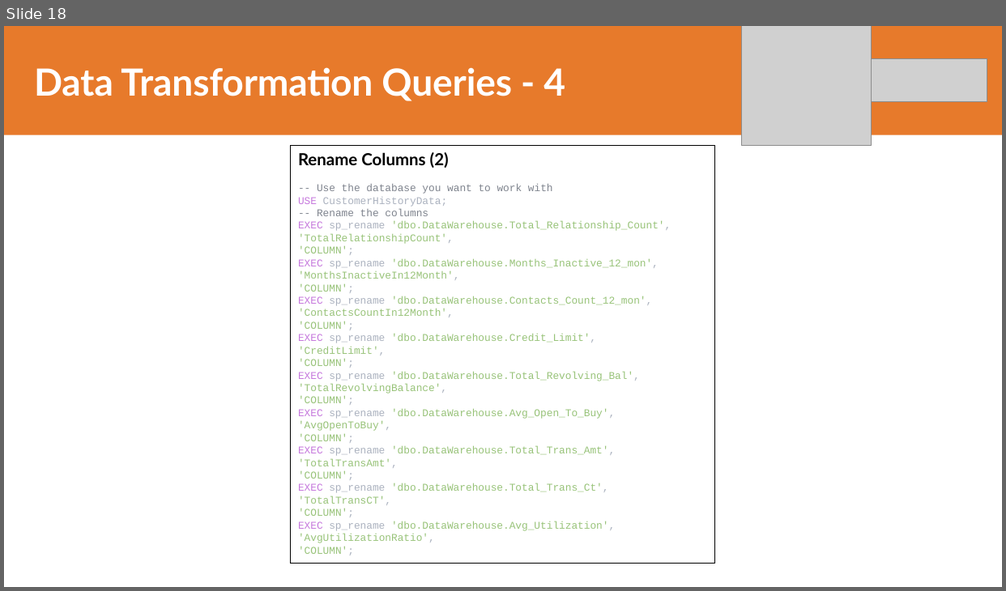
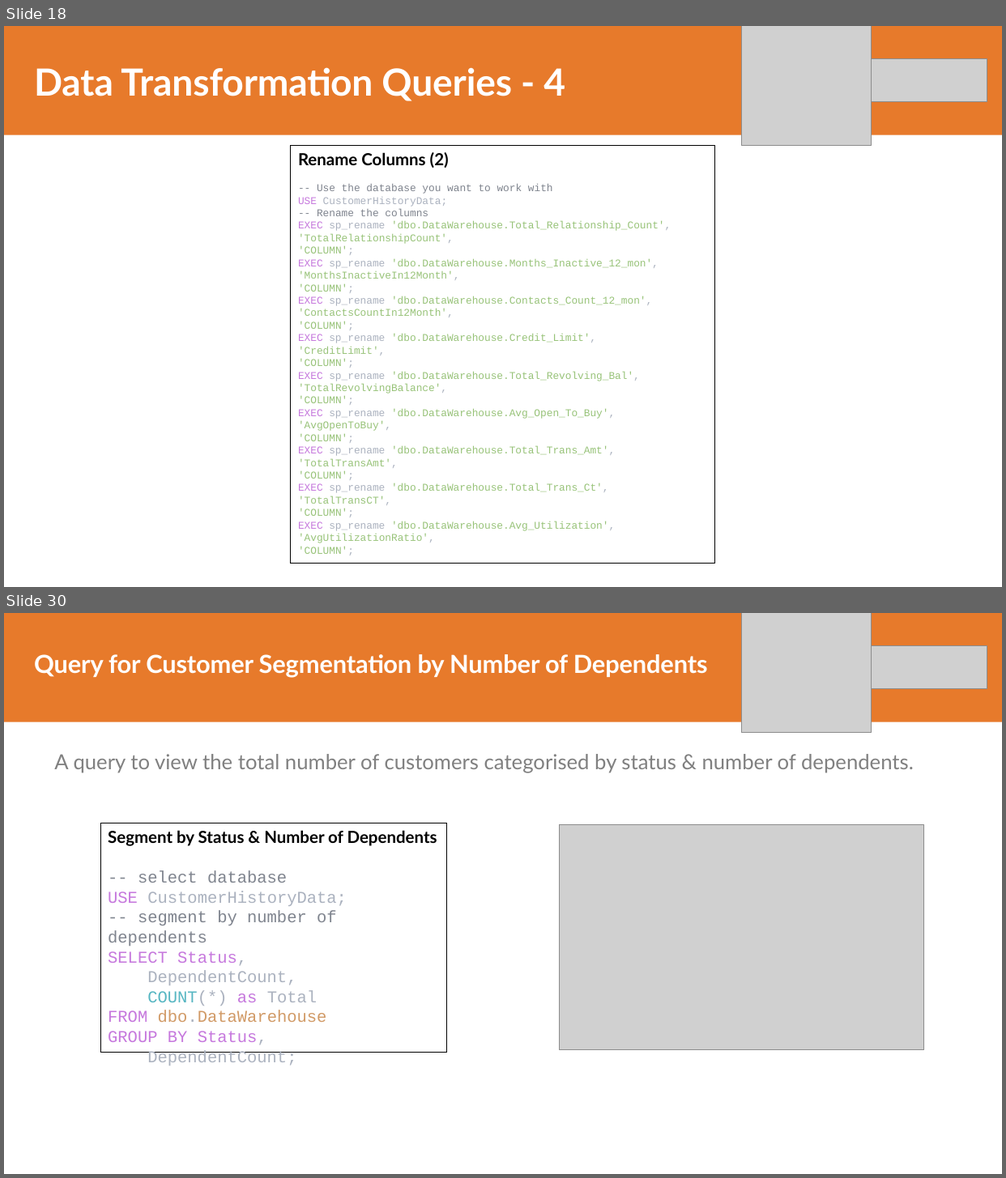
Before and after one commit to adrn-mm/final-project-VIX-DE-BTPN, a slide deck: reports/Adrian Maulana Muhammad_TASK_5_DATA_ENGINEER_VIX_BTPNS.pptx. Shown one above the other, each under a label of ours: slide 18 before the commit, slides 18 and 30 after it; the slides between them are not shown. The pictures are 1006x591 and 1006x1178 pixels, drawn with LibreOffice and Linux fonts; fonts in the diff are those of the drawing; grey boxes stand for pictures. Boxes give left, top, right and bottom in pixels: in the first picture for what was removed or moved away, otherwise in the second. Text is boxed around its words. In the diff, an @@ line names an element or a change of style, - is before the commit and + after.

Commit message:
Finalizing the customer segmentation task

```diff
--- a/reports/Adrian Maulana Muhammad_TASK_5_DATA_ENGINEER_VIX_BTPNS.pptx
+++ b/reports/Adrian Maulana Muhammad_TASK_5_DATA_ENGINEER_VIX_BTPNS.pptx
@@ slide 30 added at (4,613,1002,1174), background #FFFFFF @@
@@ freeform shape added at (4,613,1002,722), fill #E77A2B @@
@@ picture added at (741,613,872,732) @@
@@ title added at (34,654,708,678), 24 pt, text #FFFFFF, bold @@
+Query for Customer Segmentation by Number of Dependents
@@ picture added at (872,646,987,688) @@
@@ text added at (54,754,914,773), 20 pt, text #808080 @@
+A query to view the total number of customers categorised by status & number of dependents.
@@ rectangle added at (100,824,447,1053), outline #000000 0.75 pt, 16 pt, text #ABB2BF @@
+Segment by Status & Number of Dependents
+-- select database
+USE CustomerHistoryData;
+-- segment by number of dependents
+SELECT Status,
+DependentCount,
+COUNT(*) as Total
+FROM dbo.DataWarehouse
+GROUP BY Status,
+DependentCount;
@@ picture added at (560,825,924,1050) @@
```
Also in this commit, not shown: 7 slides changed, 22 other slides added, 36 other files.
